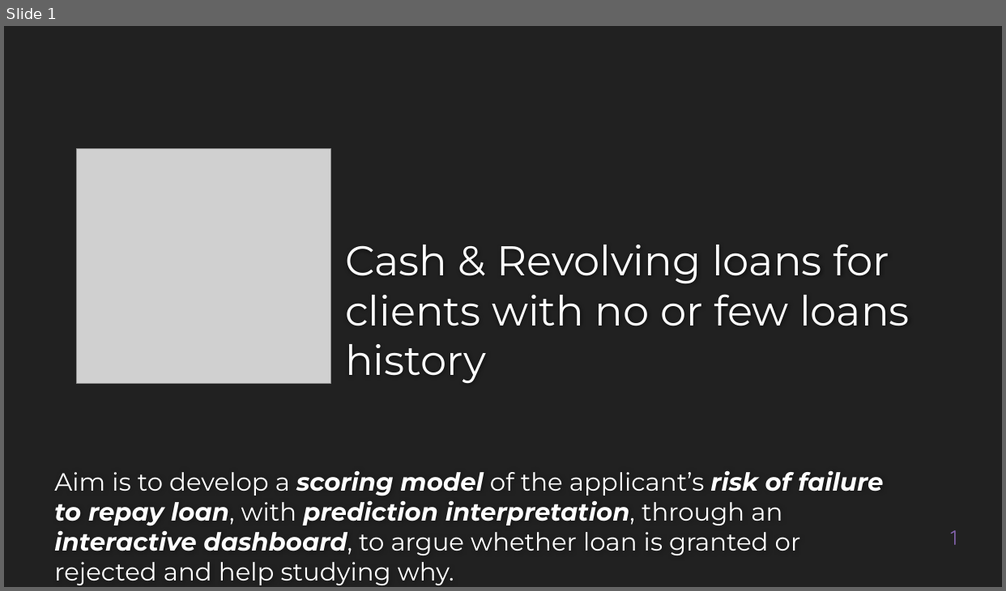
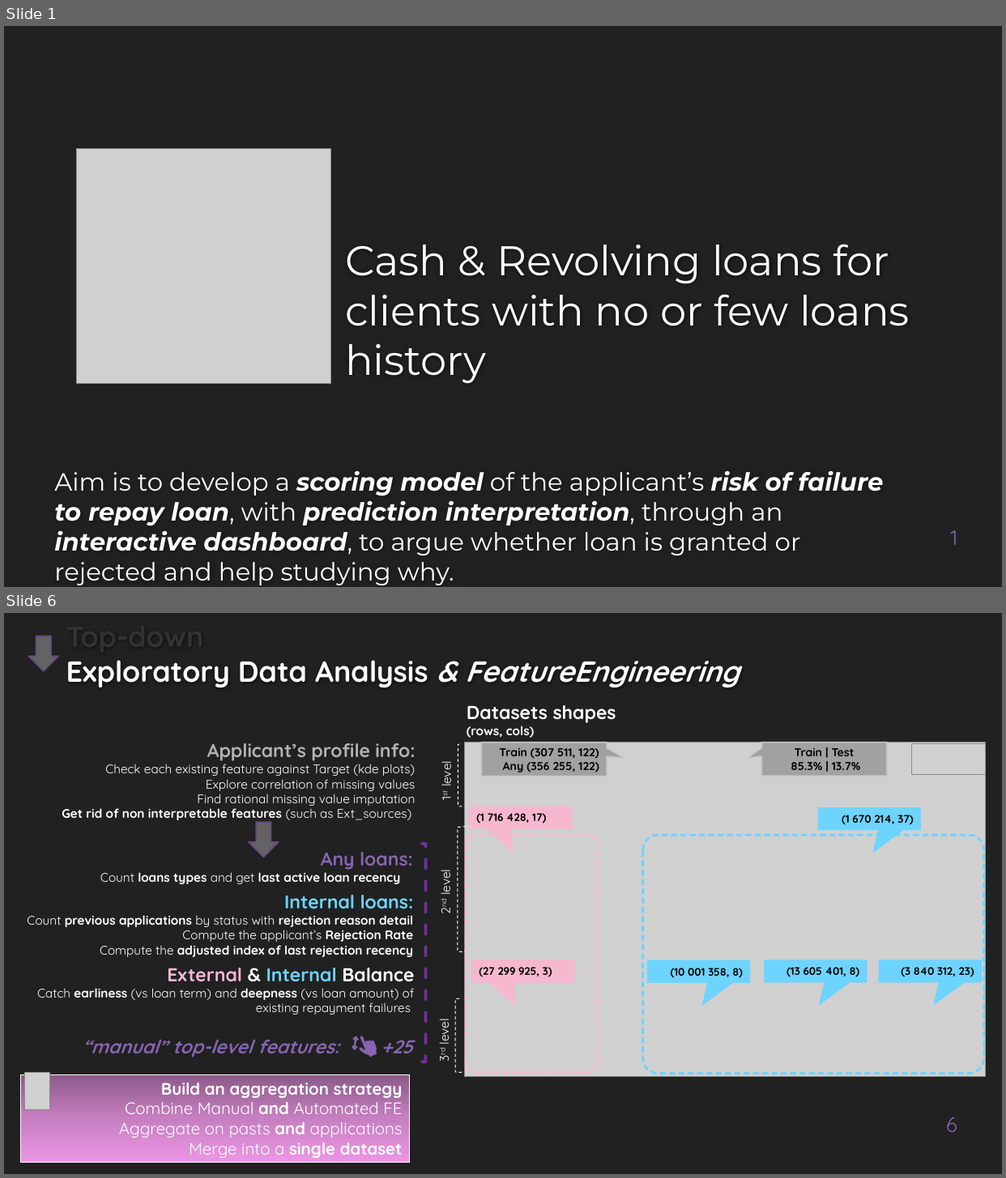
Before and after one commit to EtienneLardeur/P7_Scoring, a slide deck: P7_Support.pptx. Shown one above the other, each under a label of ours: slide 1 before the commit, slides 1 and 6 after it; the slides between them are not shown. The pictures are 1006x591 and 1006x1178 pixels, drawn with LibreOffice and Linux fonts; fonts in the diff are those of the drawing; grey boxes stand for pictures; background and template pictures are left out. Boxes give left, top, right and bottom in pixels: in the first picture for what was removed or moved away, otherwise in the second. Text is boxed around its words. In the diff, an @@ line names an element or a change of style, - is before the commit and + after.

```diff
--- a/P7_Support.pptx
+++ b/P7_Support.pptx
@@ slide 6 added at <box>4,613,1002,1174</box>, background #212121 @@
@@ down arrow added at <box>28,636,58,671</box>, fill #636363, outline #634A82 1.25 pt @@
@@ title added at <box>66,660,739,688</box>, 28 pt, text #FEFEFE, bold @@
+Top-down
+Exploratory Data Analysis & FeatureEngineering
@@ text added at <box>467,705,616,738</box>, 18 pt, text #FFFFFF, bold @@
+Datasets shapes (rows, cols)
@@ left bracket added at <box>458,744,462,806</box>, outline #FFFFFF 0.75 pt dashed @@
@@ picture added at <box>464,742,986,1076</box> @@
@@ speech box added at <box>482,743,607,776</box>, fill #A1A1A1, outline #C8C8C8 1.25 pt, 11 pt, text #000000, bold @@
+Train (307 511, 122)
+Any (356 255, 122)
@@ speech box added at <box>761,743,887,776</box>, fill #A1A1A1, outline #C8C8C8 1.25 pt, 11 pt, text #000000, bold @@
+Train | Test
+85.3% | 13.7%
@@ picture added at <box>911,744,986,775</box> @@
@@ text added at <box>62,760,415,942</box>, 12 pt, text #FFFFFF @@
+Applicant’s profile info:
+Check each existing feature against Target (kde plots)
+Explore correlation of missing values
+Find rational missing value imputation
+Get rid of non interpretable features (such as Ext_sources)
@@ text added at <box>437,764,455,786</box>, 12 pt, text #FFFFFF @@
+1st level
@@ speech box added at <box>469,806,572,829</box>, fill #F5B8CF, 10.5 pt, text #000000, bold @@
+(1 716 428, 17)
@@ group added at <box>27,822,415,1015</box>: 3 texts, 1 down arrow @@
+Internal loans:
+Count previous applications by status with rejection reason detail
+Compute the applicant’s Rejection Rate
+Compute the adjusted index of last rejection recency
+External & Internal Balance
+Catch earliness (vs loan term) and deepness (vs loan amount) of existing repayment failures
+Any loans:
+Count loans types and get last active loan recency
@@ left bracket added at <box>458,827,467,953</box>, outline #FFFFFF 0.75 pt dashed @@
@@ speech box added at <box>818,807,921,831</box>, fill #6DD4FF, 10.5 pt, text #000000, bold @@
+(1 670 214, 37)
@@ rounded rectangle added at <box>466,835,598,1072</box>, outline #F5B8CF 2.25 pt dashed @@
@@ rounded rectangle added at <box>643,835,985,1074</box>, outline #6DD4FF 2.25 pt dashed @@
@@ text added at <box>436,872,454,894</box>, 12 pt, text #FFFFFF @@
+2nd level
@@ speech box added at <box>472,960,575,983</box>, fill #F5B8CF, 10.5 pt, text #000000, bold @@
+(27 299 925, 3)
@@ speech box added at <box>647,960,750,983</box>, fill #6DD4FF, 10.5 pt, text #000000, bold @@
+(10 001 358, 8)
@@ speech box added at <box>764,960,867,983</box>, fill #6DD4FF, 10.5 pt, text #000000, bold @@
+(13 605 401, 8)
@@ speech box added at <box>879,960,982,983</box>, fill #6DD4FF, 10.5 pt, text #000000, bold @@
+(3 840 312, 23)
@@ left bracket added at <box>455,999,462,1072</box>, outline #FFFFFF 0.75 pt dashed @@
@@ text added at <box>434,1022,453,1044</box>, 12 pt, text #FFFFFF @@
+3rd level
@@ group added at <box>83,844,425,1063</box>: 2 freeform shapes, 1 text, 1 left bracket @@
+“manual” top-level features: +25
@@ picture added at <box>25,1073,50,1110</box> @@
@@ rectangle added at <box>20,1075,410,1163</box>, fill gradient #8C5988 to #C77FC2 to #ED97E6, outline #FFFFFF 0.75 pt, 16 pt, text #FFFFFF @@
+Build an aggregation strategy
+Combine Manual and Automated FE
+Aggregate on pasts and applications
+Merge into a single dataset
@@ page number added at <box>946,1117,957,1132</box>, 20 pt, text #8664B0 @@
+6
```
Also in this commit, not shown: 4 slides changed, 6 other slides added, 5 other files.
